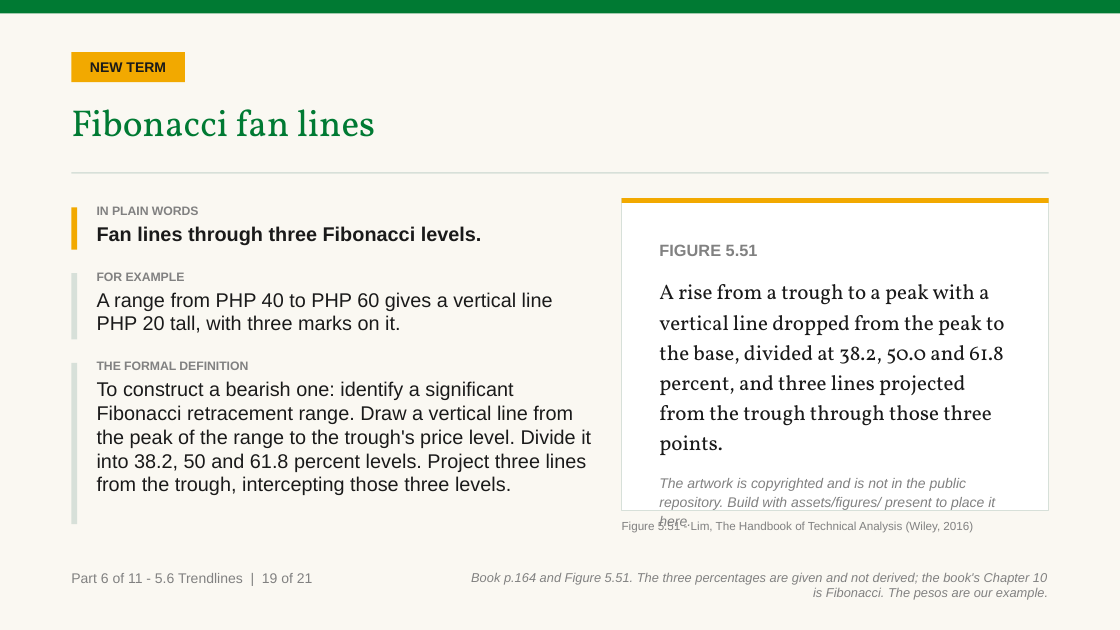
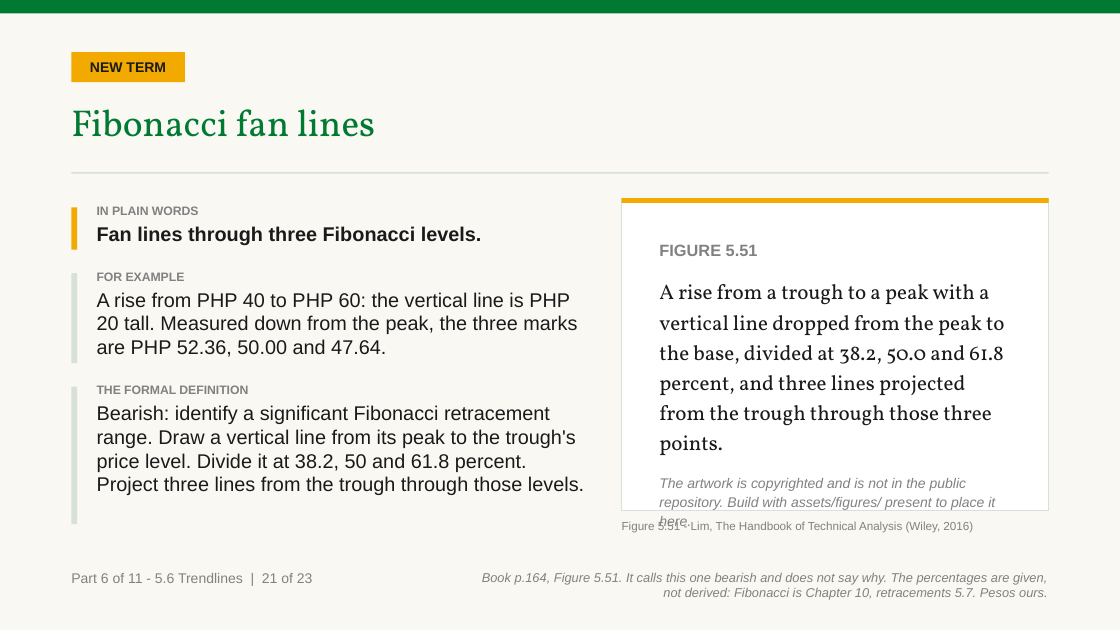
Before and after one commit to benjiesotelo-sudo/Telos_FIN1209, a slide deck: slide 132 of chapter-05/FIN1209-Chapter-05.pptx (slide 126 before the commit). Drawn at 1120x630 pixels with LibreOffice and Linux fonts; fonts in the diff are those of the drawing. Boxes give left, top, right and bottom in pixels: in the first picture for what was removed or moved away, otherwise in the second. Text is boxed around its words. In the diff, an @@ line names an element or a change of style, - is before the commit and + after.

```diff
--- a/chapter-05/FIN1209-Chapter-05.pptx
+++ b/chapter-05/FIN1209-Chapter-05.pptx
@@ rectangle: place and size @@
-rectangle at [71, 273, 77, 339]
+rectangle at [71, 273, 77, 363]
@@ text at [97, 292, 577, 357]: text changed @@
-A range from PHP 40 to PHP 60 gives a vertical line PHP 20 tall, with three marks on it.
+A rise from PHP 40 to PHP 60: the vertical line is PHP 20 tall. Measured down from the peak, the three marks are PHP 52.36, 50.00 and 47.64.
@@ rectangle: place and size @@
-rectangle at [71, 363, 77, 524]
+rectangle at [71, 386, 77, 524]
@@ text "THE FORMAL DEFINITION": place and size @@
-text "THE FORMAL DEFINITION" at [97, 361, 591, 495]
+text "THE FORMAL DEFINITION" at [97, 385, 584, 495]
@@ text at [97, 405, 584, 495]: text changed @@
-To construct a bearish one: identify a significant Fibonacci retracement range. Draw a vertical line from the peak of the range to the trough's price level. Divide it into 38.2, 50 and 61.8 percent levels. Project three lines from the trough, intercepting those three levels.
+Bearish: identify a significant Fibonacci retracement range. Draw a vertical line from its peak to the trough's price level. Divide it at 38.2, 50 and 61.8 percent. Project three lines from the trough through those levels.
@@ text at [71, 573, 313, 583]: text changed @@
-Part 6 of 11 - 5.6 Trendlines | 19 of 21
+Part 6 of 11 - 5.6 Trendlines | 21 of 23
@@ text at [482, 573, 1048, 600]: text changed @@
-Book p.164 and Figure 5.51. The three percentages are given and not derived; the book's Chapter 10 is Fibonacci. The pesos are our example.
+Book p.164, Figure 5.51. It calls this one bearish and does not say why. The percentages are given, not derived: Fibonacci is Chapter 10, retracements 5.7. Pesos ours.
```
Also in this commit, not shown: 116 other slides changed, 8 slides added, 5 other files.
